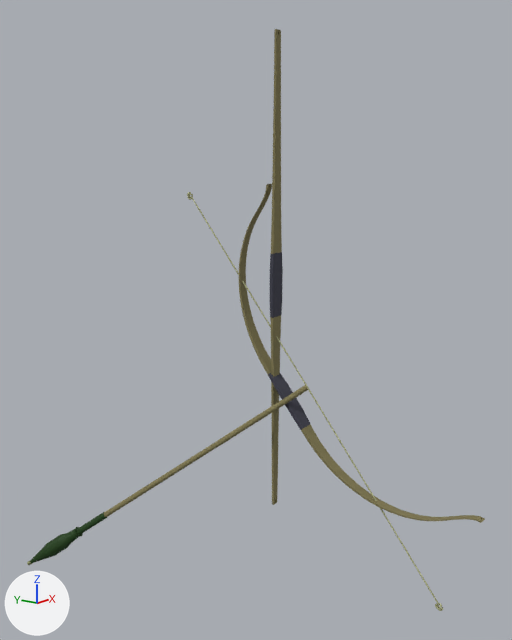
An edit to the Blender file blendfiles/Khryselakatos.blend, drawn before and after from the same camera.
One viewpoint serves both versions: a 50 mm lens placed at (-69.4, -50.0, 15.8), pointed at (-6.4, -1.8, -2.9). Arrows for +X, +Y and +Z are at lower left; the lights stay in place.

Objects in the first picture: 'BezierCurve', 'bow', 'bow.001', 'rpg'.
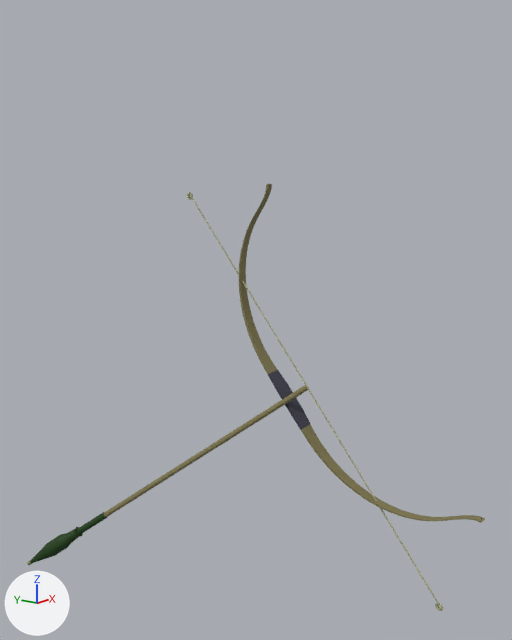
What changed in the scene script:
```text
Change ob_bow_001:
    add ob_bow_001.hide_set(True)
```

Pixel boxes (x1, y1, x2, y2) of what changed, in the pictures (512 x 640 px):
'bow.001', hidden: before (270, 29, 283, 505)
